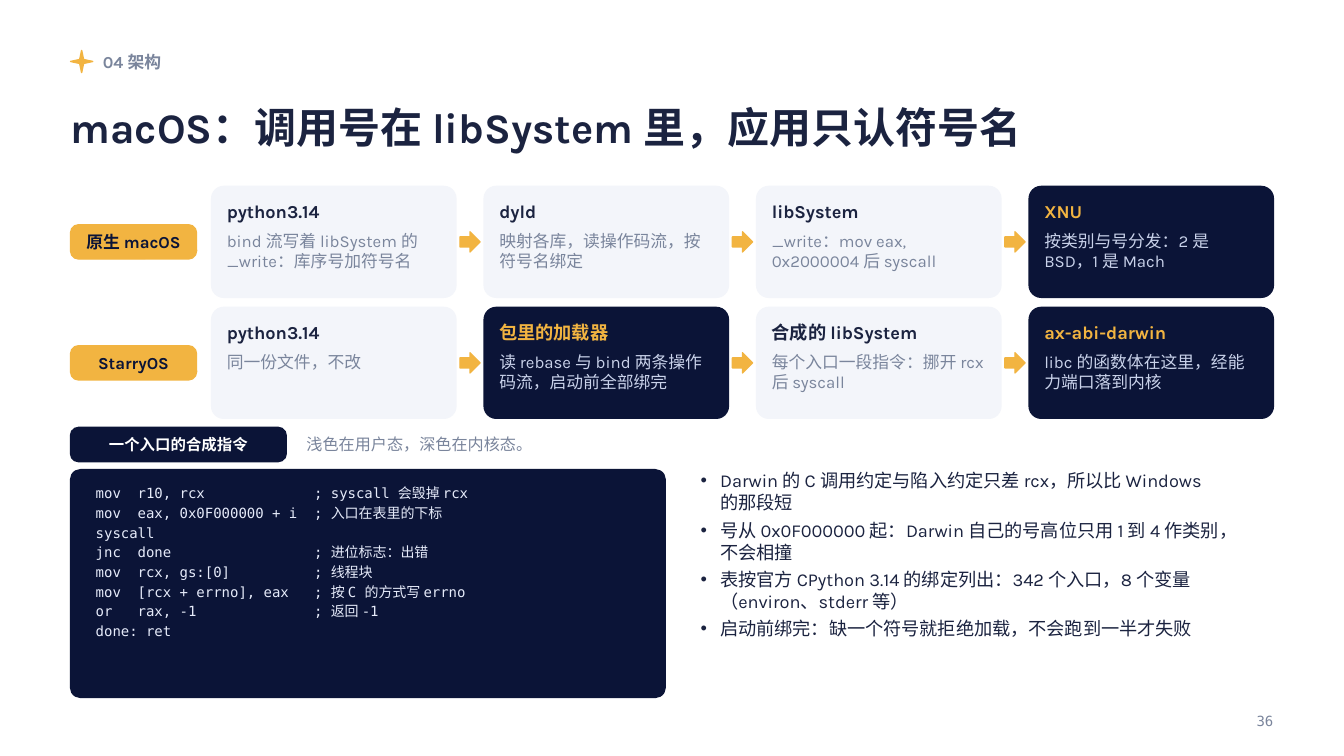
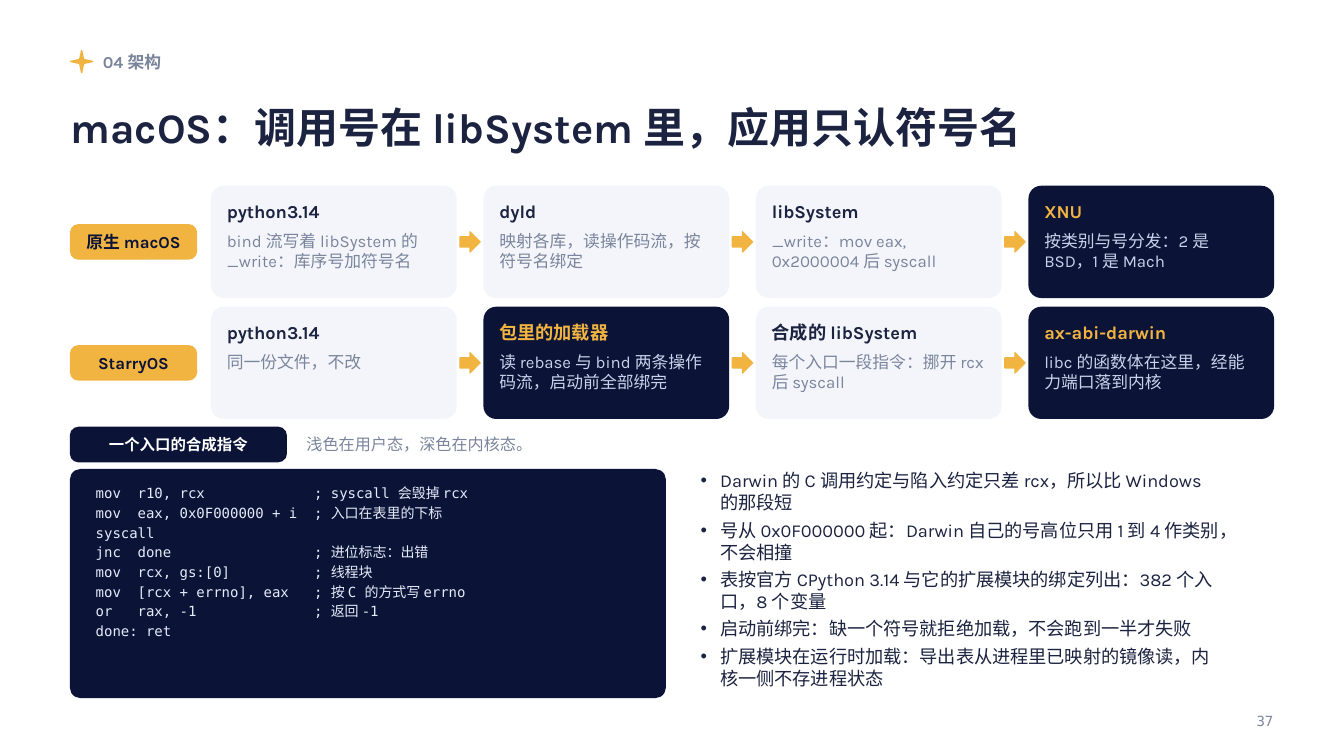
Before and after one commit to Lfan-ke/tgoskits, a slide deck: slide 37 of 实习总结.pptx (slide 36 before the commit). Drawn at 1344x756 pixels with LibreOffice and Linux fonts; fonts in the diff are those of the drawing. Boxes give left, top, right and bottom in pixels: in the first picture for what was removed or moved away, otherwise in the second. Text is boxed around its words. In the diff, an @@ line names an element or a change of style, - is before the commit and + after.

Commit message:
docs(ppt): the macOS CPython runs; add its transcript and the fourth demo command.

```diff
--- a/实习总结.pptx
+++ b/实习总结.pptx
@@ text at bbox=[720, 570, 1212, 610]: text changed @@
-• 表按官方 CPython 3.14 的绑定列出：342 个入口，8 个变量（environ、stderr 等）
+• 表按官方 CPython 3.14 与它的扩展模块的绑定列出：382 个入口，8 个变量
@@ text at bbox=[720, 647, 1210, 687]: paragraph added @@
+• 扩展模块在运行时加载：导出表从进程里已映射的镜像读，内核一侧不存进程状态
@@ text at bbox=[1257, 715, 1274, 726]: text changed @@
-36
+37
```
Also in this commit, not shown: 17 other slides changed, 1 slide added.
